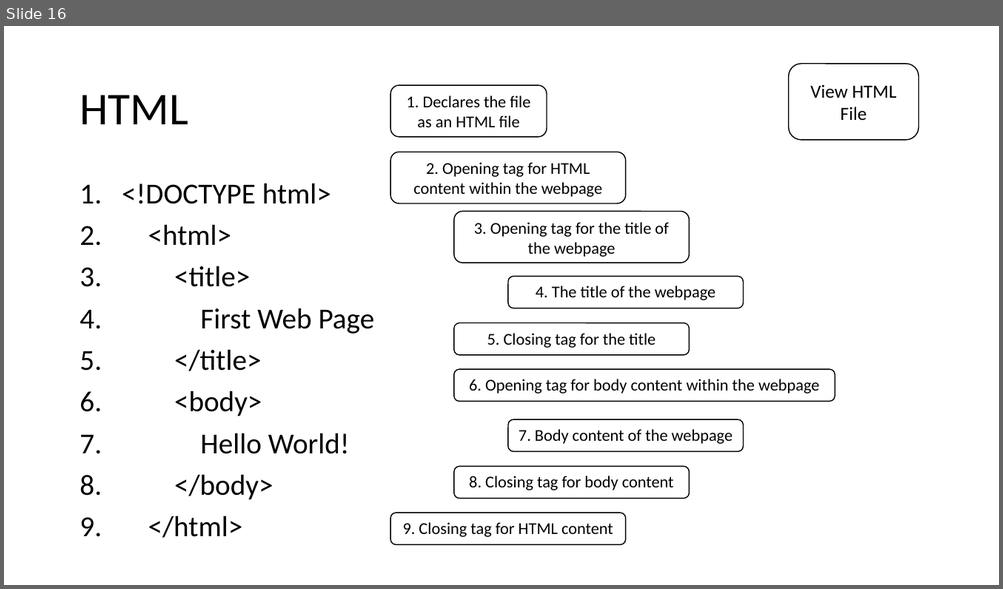
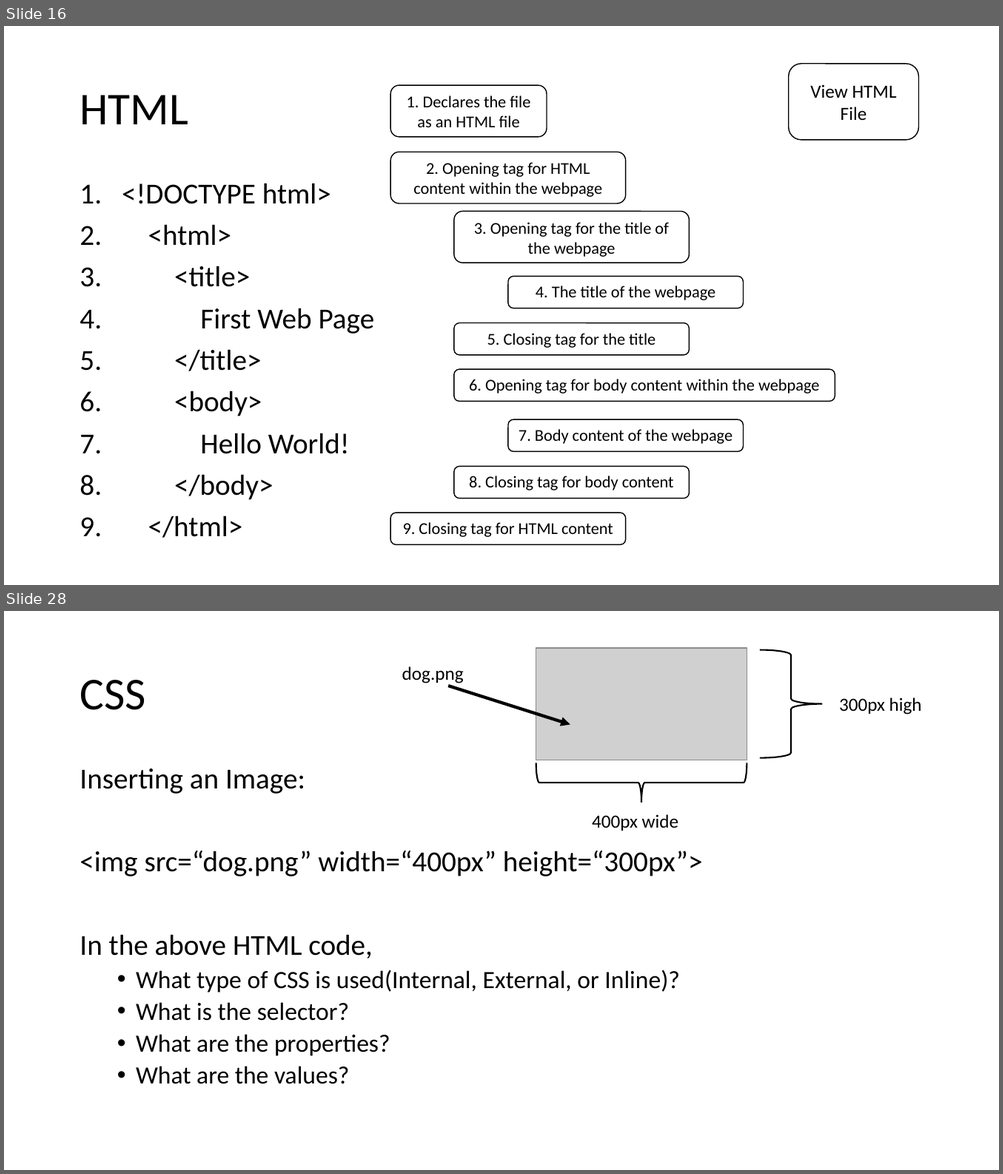
Before and after one commit to MrJoshGross/Course-Curricular-Material, a slide deck: Computer Science Principles/Lectures/Lecture 8 - HTML Tags.pptx. Shown one above the other, each under a label of ours: slide 16 before the commit, slides 16 and 28 after it; the slides between them are not shown. The pictures are 1003x589 and 1003x1174 pixels, drawn with LibreOffice and Linux fonts; fonts in the diff are those of the drawing; grey boxes stand for pictures. Boxes give left, top, right and bottom in pixels: in the first picture for what was removed or moved away, otherwise in the second. Text is boxed around its words. In the diff, an @@ line names an element or a change of style, - is before the commit and + after.

Commit message:
Update Lecture 8 - HTML Tags.pptx
added common html tags and css section

```diff
--- a/Computer Science Principles/Lectures/Lecture 8 - HTML Tags.pptx
+++ b/Computer Science Principles/Lectures/Lecture 8 - HTML Tags.pptx
@@ slide 28 added at [4, 611, 999, 1170], background #FFFFFF @@
@@ picture added at [536, 648, 746, 760] @@
@@ right brace added at [760, 649, 822, 758], outline #000000 1.5 pt @@
@@ text added at [402, 667, 464, 685], 18 pt, text #000000 @@
+dog.png
@@ title added at [79, 680, 145, 710], 44 pt, text #000000 @@
+CSS
@@ arrow added from (448, 686) to (570, 724), #000000 3 pt @@
@@ text added at [839, 698, 922, 715], 18 pt, text #000000 @@
+300px high
@@ right brace added at [536, 763, 747, 803], outline #000000 1.5 pt @@
@@ text added at [79, 769, 703, 1085], 24 pt, text #000000 @@
+Inserting an Image:
+<img src=“dog.png” width=“400px” height=“300px”>
+In the above HTML code,
+  • What type of CSS is used(Internal, External, or Inline)?
+  • What is the selector?
+  • What are the properties?
+  • What are the values?
@@ text added at [592, 815, 678, 831], 18 pt, text #000000 @@
+400px wide
```
Also in this commit, not shown: 23 other slides added.
